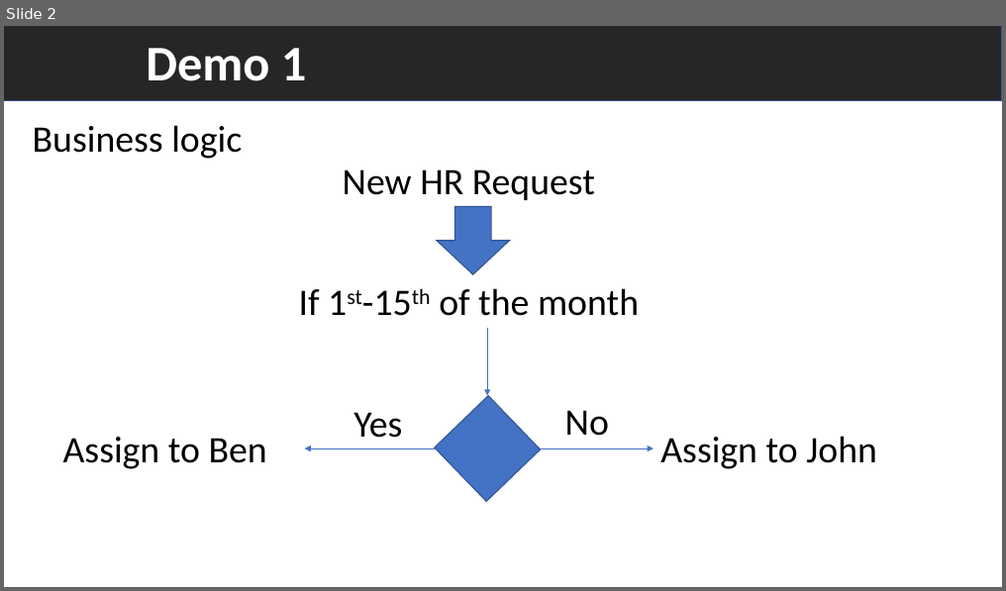
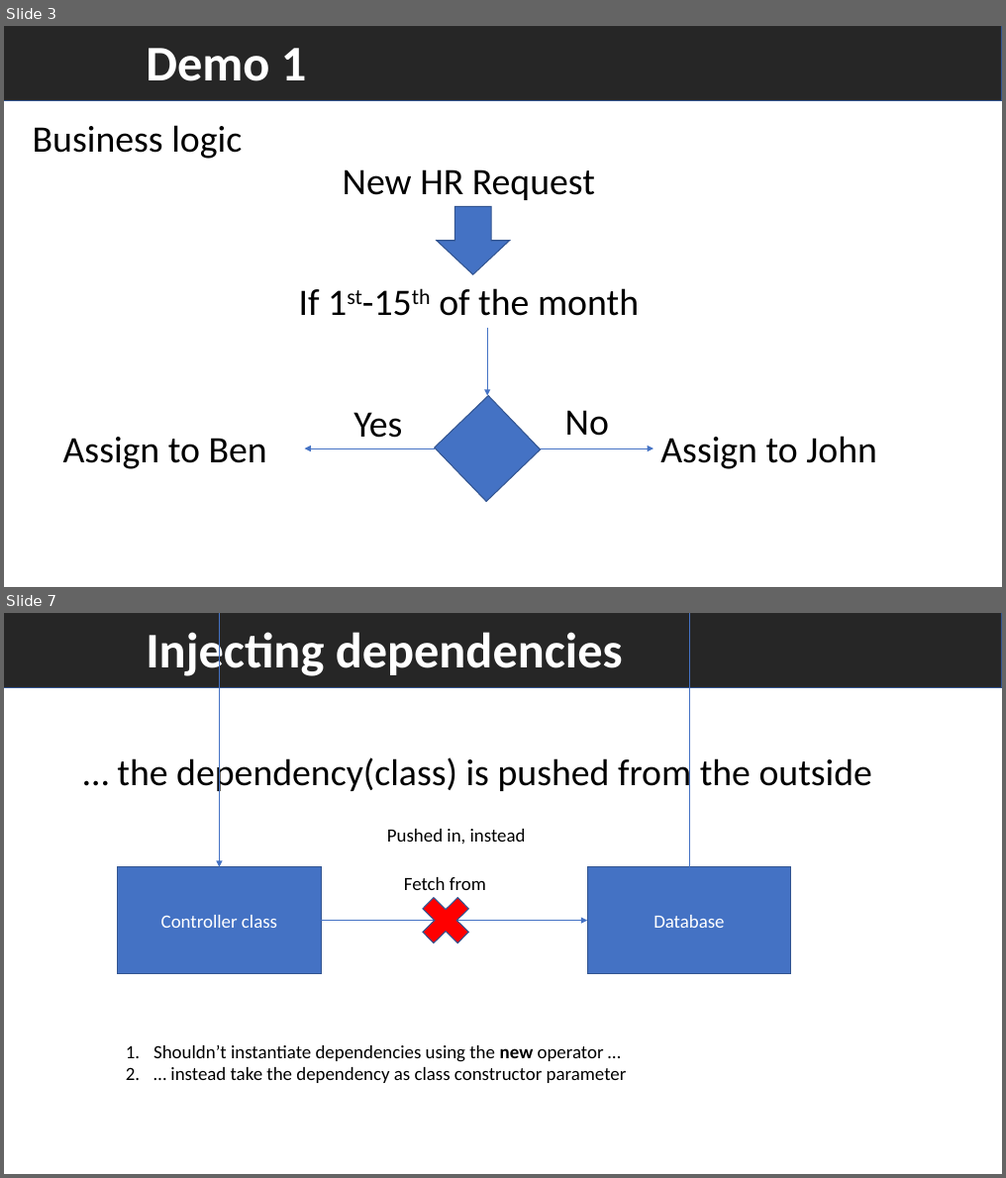
Before and after one commit to VelinGeorgiev/Introduction-Dependency-Injection-ASP.NET-Core, a slide deck: Dependency_Injection.pptx. Shown one above the other, each under a label of ours: slide 2 before the commit, slides 3 and 7 after it; the slides between them are not shown. The pictures are 1006x591 and 1006x1178 pixels, drawn with LibreOffice and Linux fonts; fonts in the diff are those of the drawing. Boxes give left, top, right and bottom in pixels: in the first picture for what was removed or moved away, otherwise in the second. Text is boxed around its words. In the diff, an @@ line names an element or a change of style, - is before the commit and + after.

```diff
--- a/Dependency_Injection.pptx
+++ b/Dependency_Injection.pptx
@@ slide 7 added at bbox=[4, 613, 1002, 1174], background #FFFFFF @@
@@ rectangle added at bbox=[4, 613, 1002, 688], fill #262626, outline #325491 1 pt @@
@@ text added at bbox=[146, 626, 623, 678], 48 pt, text #FFFFFF, bold @@
+Injecting dependencies
@@ text added at bbox=[117, 754, 872, 794], 36 pt, text #000000 @@
+… the dependency(class) is pushed from the outside
@@ elbow arrow added from (689, 867) to (220, 867), #4472C4 0.5 pt @@
@@ text added at bbox=[387, 829, 526, 845], 18 pt, text #000000 @@
+Pushed in, instead
@@ rectangle added at bbox=[117, 867, 321, 974], fill #4472C4, outline #325491 1 pt, 18 pt, text #FFFFFF @@
+Controller class
@@ text added at bbox=[404, 877, 486, 890], 18 pt, text #000000 @@
+Fetch from
@@ rectangle added at bbox=[587, 867, 791, 974], fill #4472C4, outline #325491 1 pt, 18 pt, text #FFFFFF @@
+Database
@@ cross added at bbox=[412, 888, 479, 954], fill #FF0000, outline #325491 1 pt @@
@@ arrow added from (322, 921) to (587, 921), #4472C4 0.5 pt @@
@@ text added at bbox=[153, 1046, 627, 1083], 18 pt, text #000000 @@
+1. Shouldn’t instantiate dependencies using the new operator …
+2. … instead take the dependency as class constructor parameter
@@ what was slide 2 is now slide 3 @@
```
Also in this commit, not shown: 3 slides changed, 11 other slides added.
